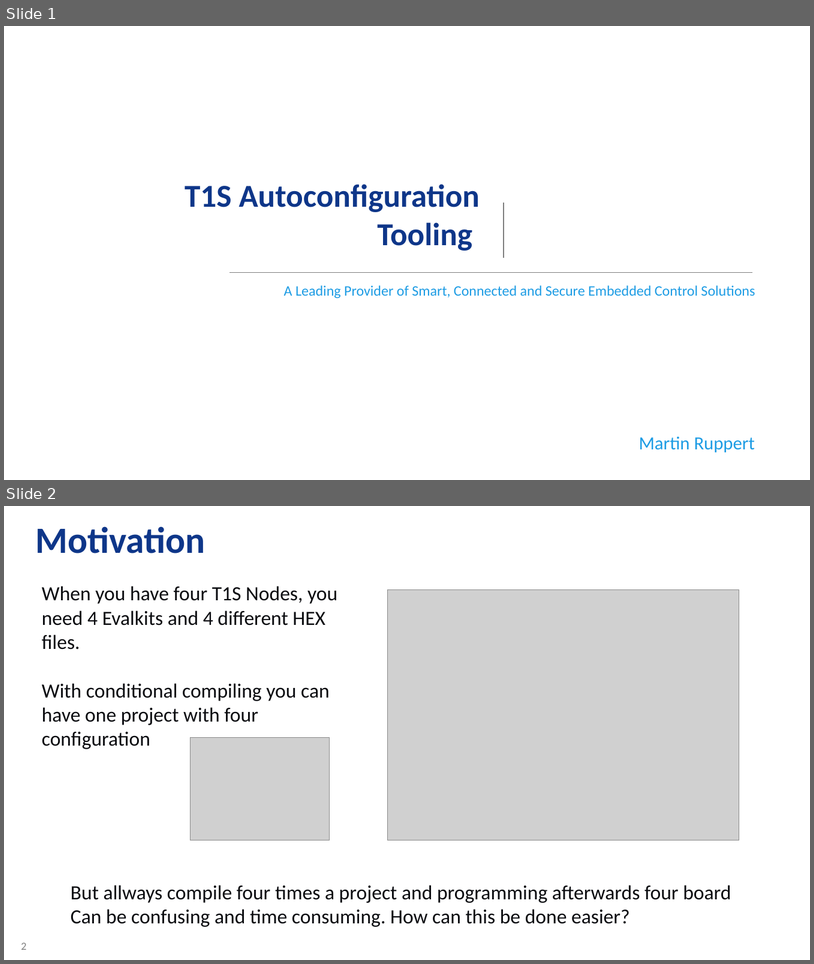
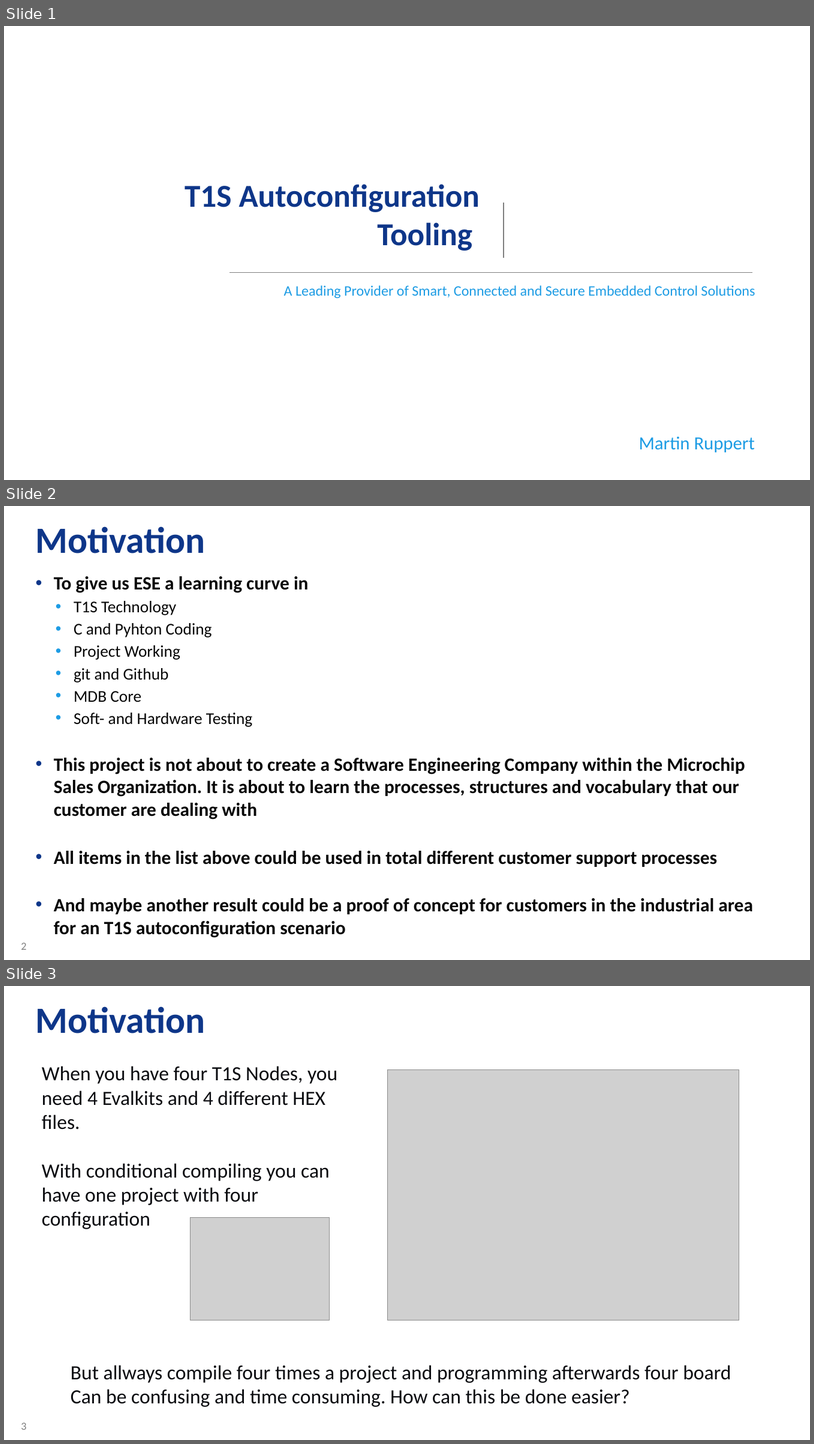
Before and after one commit to zabooh/T1S_Autoconf, a slide deck: T1S Autoconfig - Tooling.pptx. Shown one above the other, each under a label of ours: slides 1 and 2 before the commit, slides 1, 2 and 3 after it. The pictures are 814x964 and 814x1444 pixels, drawn with LibreOffice and Linux fonts; fonts in the diff are those of the drawing; grey boxes stand for pictures; background and template pictures are left out. Boxes give left, top, right and bottom in pixels: in the first picture for what was removed or moved away, otherwise in the second. Text is boxed around its words. In the diff, an @@ line names an element or a change of style, - is before the commit and + after.

```diff
--- a/T1S Autoconfig - Tooling.pptx
+++ b/T1S Autoconfig - Tooling.pptx
@@ slide 2 added at (x1=4, y1=506, x2=810, y2=960), background #FFFFFF; not listed: 1 template element that a slide beside it also shows @@
@@ title added at (x1=36, y1=526, x2=206, y2=553), 44 pt, text #0E3689, bold @@
+Motivation
@@ text added at (x1=54, y1=576, x2=753, y2=914), 22.4 pt, text #070707, bold @@
+• To give us ESE a learning curve in
+  • T1S Technology
+  • C and Pyhton Coding
+  • Project Working
+  • git and Github
+  • MDB Core
+  • Soft- and Hardware Testing
+• This project is not about to create a Software Engineering Company within the Microchip Sales Organization. It is about to learn the processes, structures and vocabulary that our customer are dealing with
+• All items in the list above could be used in total different customer support processes
+• And maybe another result could be a proof of concept for customers in the industrial area for an T1S autoconfiguration scenario
@@ what was slide 2 is now slide 3 @@
@@ page number at (x1=21, y1=1422, x2=26, y2=1429): text changed @@
-2
+3
```
Also in this commit, not shown: 4 slides changed, 1 other slide added.
